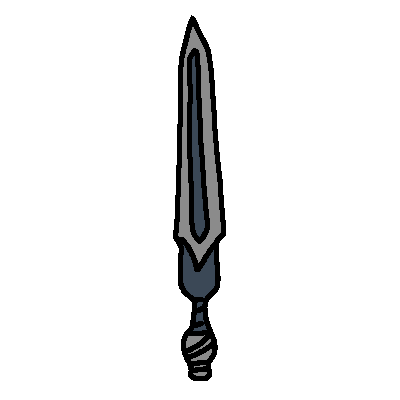
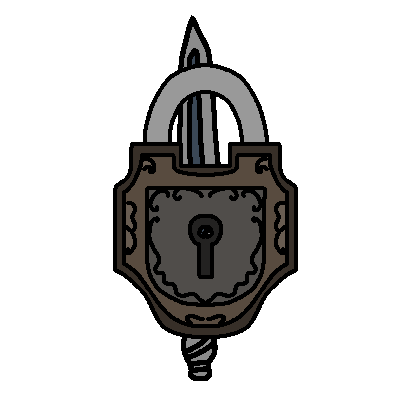
Comparing the layer stacks of the two w=400, h=400 images. Changes:
added layer "lock" above "menu_arrow" over left=113, top=63, right=298, bottom=339
